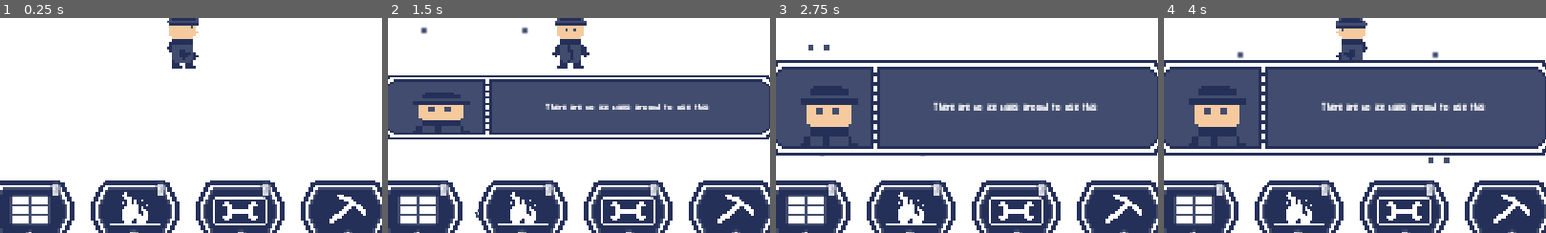
Above: before the commit, frames 1-4 (left to right).
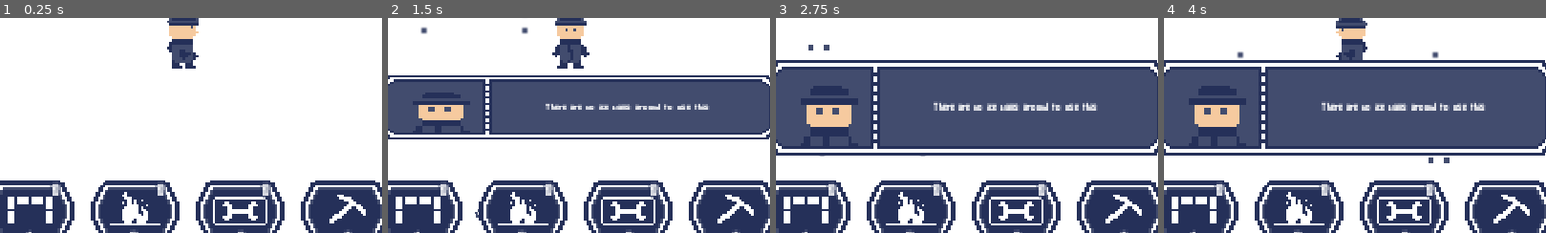
Above: after the commit, the same moments.

Repository: YesTea2/TwoBelow
Game: Godot game, scene res://SceneSwitcher.tscn
Two runs of this game, one before a commit and one after it. Both use one fixed random seed, a clock stepped at 60 frames per second and the inputs below. Before the commit the project has no main scene; this scene is started directly in both runs. Sound files missing from this copy of the repository are replaced by a short silence.
Inputs:
- Up to frame 1 (0.25 s): no input
- Up to frame 2 (1.5 s): hold D (move_right) 0.53-1.28 s; hold E (use) 0.53-1.28 s; tap 4 (use_ice_pick) at 0.8, 1.35 s; hold S (move_down) from 1.28 s (still down)
- Up to frame 3 (2.75 s): tap E (use) at 1.55 s; release S (move_down) at 2.03 s; hold D (move_right) from 2.03 s (still down); hold E (use) from 2.03 s (still down); tap 4 (use_ice_pick) at 2.3 s
- Up to frame 4 (4 s): release D (move_right) at 2.78 s; release E (use) at 2.78 s; hold W (move_up) 2.78-3.53 s; tap 2 (use_fire) at 2.85 s; tap E (use) at 3.05 s; hold A (move_left) from 3.53 s (still down); hold 4 (use_ice_pick) from 3.53 s (still down)
The pictures show only the part of the screen within x 26-76%, y 45-95%; the shares and areas given below are measured in that part.

The runs differ from the first frame. In frame 1, 1.3% of the frame differs, in the area x 2-14%, y 82-97%; in frame 2, 1.3%; in frame 3, 1.3%; in frame 4, 1.3%.

Commit message:
p

Diff:
--- a/Building.gd
+++ b/Building.gd
@@ -11,6 +11,7 @@
 
 export var building_number = 0
 
+# warning-ignore:unused_signal
 signal doorway_entered
 
 # Called when the node enters the scene tree for the first time.
@@ -62,3 +63,14 @@
 	#	$door.set_physics_process(true)
 	#	emit_signal("doorway_entered")
 	#	door.disconnect("body_entered", self, "_on_Door_body_entered")
+
+
+
+func _on_No_Placement_area_entered(area):
+	if area.name.begins_with("P"):
+		GlobalVariables.is_to_close_to_building = true
+
+
+func _on_No_Placement_area_exited(area):
+	if area.name.begins_with("P"):
+		GlobalVariables.is_to_close_to_building = false
--- a/Building.tscn
+++ b/Building.tscn
@@ -6,7 +6,10 @@
 [ext_resource path="res://Doorway.tscn" type="PackedScene" id=4]
 
 [sub_resource type="RectangleShape2D" id=3]
-extents = Vector2( 28, 19 )
+extents = Vector2( 28, 23 )
+
+[sub_resource type="RectangleShape2D" id=4]
+extents = Vector2( 72, 66 )
 
 [node name="Building" type="StaticBody2D"]
 script = ExtResource( 2 )
@@ -18,8 +21,17 @@
 texture = ExtResource( 1 )
 
 [node name="CollisionShape2D" type="CollisionShape2D" parent="."]
-position = Vector2( 0, -3 )
+position = Vector2( 0, -5 )
 shape = SubResource( 3 )
 
 [node name="DoorPos" type="Position2D" parent="."]
 position = Vector2( 0, 16 )
+
+[node name="No_Placement" type="Area2D" parent="."]
+monitorable = false
+
+[node name="CollisionShape2D" type="CollisionShape2D" parent="No_Placement"]
+shape = SubResource( 4 )
+
+[connection signal="area_entered" from="No_Placement" to="." method="_on_No_Placement_area_entered"]
+[connection signal="area_exited" from="No_Placement" to="." method="_on_No_Placement_area_exited"]
--- a/HUD.gd
+++ b/HUD.gd
@@ -67,32 +67,62 @@
 # Called when the node enters the scene tree for the first time.
 func _ready():
 	temprature_text.text = WeatherControl.current_temp
+# warning-ignore:return_value_discarded
 	Signals.connect("ice_pick_not_near_wall", self, "cant_use_pick")
+# warning-ignore:return_value_discarded
 	Signals.connect("build_ice_wall", self, "used_ice_wall")
+# warning-ignore:return_value_discarded
 	Signals.connect("build_fire", self, "used_fire")
+# warning-ignore:return_value_discarded
 	Signals.connect("not_next_to_generator", self, "not_next_to_generator")
+# warning-ignore:return_value_discarded
 	Signals.connect("trying_to_build_indoor", self, "trying_to_build_indoor")
+# warning-ignore:return_value_discarded
 	Signals.connect("not_surrounded_by_ice", self, "not_surrounded_by_ice")
+# warning-ignore:return_value_discarded
 	Signals.connect("no_fire_kit", self, "no_fire_kit")
+# warning-ignore:return_value_discarded
 	Signals.connect("no_ice_wall", self, "no_ice_wall")
+# warning-ignore:return_value_discarded
 	Signals.connect("no_repair_kit", self, "no_repair_kit")
+# warning-ignore:return_value_discarded
 	Signals.connect("close_inventory", self, "_on_close_inventory")
+# warning-ignore:return_value_discarded
 	Signals.connect("on_searched_container", self, "_on_loot_container")
+# warning-ignore:return_value_discarded
 	Signals.connect("doorway_entered", self, "_on_Player_doorway_entered")
+# warning-ignore:return_value_discarded
 	Signals.connect("doorway_exited", self, "_on_Player_doorway_exited")
+# warning-ignore:return_value_discarded
 	Signals.connect("is_opening_inventory", self,  "_on_opening_inventory")
+# warning-ignore:return_value_discarded
 	WeatherControl.connect("clear_of_storm", self, "_on_clear_of_storm")
+# warning-ignore:return_value_discarded
 	WeatherControl.connect("current_temp_below_freezing", self, "_on_current_temp_below_freezing")
+# warning-ignore:return_value_discarded
 	WeatherControl.connect("current_temp_freezing", self, "_on_current_temp_freezing")
+# warning-ignore:return_value_discarded
 	WeatherControl.connect("current_temp_normal", self, "_on_current_temp_normal")
+# warning-ignore:return_value_discarded
 	WeatherControl.connect("raise_temp_fast", self, "_on_raise_temp_fast")
+# warning-ignore:return_value_discarded
 	WeatherControl.connect("lower_temp_fast", self, "_on_lower_temp_fast")
+# warning-ignore:return_value_discarded
 	WeatherControl.connect("lower_temp_slow", self, "_on_lower_temp_slow")
+# warning-ignore:return_value_discarded
 	WeatherControl.connect("raise_temp_slow", self, "_on_raise_temp_slow")
+# warning-ignore:return_value_discarded
 	WeatherControl.connect("warn_of_weather", self, "_on_warn_of_weather")
+# warning-ignore:return_value_discarded
 	Signals.connect("on_next_to_searchable", self, "_on_show_searchable")
+# warning-ignore:return_value_discarded
 	Signals.connect("on_give_item", self, "_on_give_resource")
+# warning-ignore:return_value_discarded
 	Signals.connect("on_closed_container", self, "_on_clear_and_close")
+# warning-ignore:return_value_discarded
+	Signals.connect("to_close_to_building", self, "to_close_to_building")
+# warning-ignore:return_value_discarded
+	Signals.connect("need_to_move", self, "need_to_move")
 
 	_on_update_bottom_amount("fire")
 	_on_update_bottom_amount("wall")
@@ -112,6 +142,7 @@
 	pipe_amount_text.text = "Pipes: " + str(GlobalVariables.current_total_pipe)
 	ice_amount_text.text = "Ice Blocks: " + str(GlobalVariables.current_total_ice)
 
+# warning-ignore:unused_argument
 func _process(delta):
 	WeatherControl.bar_value = clamp(WeatherControl.bar_value, 0, 100)
 	bar.value = WeatherControl.bar_value
@@ -132,7 +163,10 @@
 	if length_of_alert != 99:
 		message_time.wait_time = length_of_alert
 		message_time.start()
-
+func need_to_move():
+	_display_center_message("It would be a waste to build more walls here, I should move farther away", "Player", 2.5)
+func to_close_to_building():
+	_display_center_message("I need to be further away from the building before making walls", "Player", 2.5)
 func cant_use_pick():
 	_display_center_message("There are no ice walls around to use this", "Player", 2.5)
 func used_ice_wall():
@@ -465,14 +499,7 @@
 		crafting_container.show()
 		inventory_container.show()
 	elif is_inventory_open == true:
-		inventory_container.hide()
-		crafting_container.hide()
-		crafting_prompt.hide()
-		is_crafting = false
-		is_trying_to_craft_fire = false
-		is_trying_to_craft_repair = false
-		is_trying_to_craft_wall = false
-		is_inventory_open = false
+		_on_close_inventory()
 
 func _on_Ice_Button_pressed():
 	if is_crafting == false && has_yes_been_pressed == false:
@@ -584,6 +611,7 @@
 	ice_amount_text.text = "Ice Blocks: " + str(GlobalVariables.current_total_ice)
 
 func _on_close_inventory():
+	crafting_promp_time.stop()
 	inventory_container.hide()
 	crafting_container.hide()
 	crafting_prompt.hide()
@@ -592,6 +620,9 @@
 	is_trying_to_craft_repair = false
 	is_trying_to_craft_wall = false
 	is_inventory_open = false
+	is_yes_currently_pressed_for_crafting = false
+	is_timer_running_for_crafting = false
+	has_yes_been_pressed = false
 
 func _on_No_Craft_pressed():
 	if is_timer_running_for_crafting == false:
--- a/Ice_Wall_Front.gd
+++ b/Ice_Wall_Front.gd
@@ -1,14 +1,14 @@
 extends Area2D
 
 
-# Declare member variables here. Examples:
-# var a = 2
-# var b = "text"
 
+var is_player_around = false
 
-# Called when the node enters the scene tree for the first time.
-func _ready():
-	pass
+func _input(event):
+	if event.is_action_pressed("use_ice_pick"):
+		if is_player_around == true:
+			remove()
+		pass
 
 func _setposition():
 	print("setting position")
@@ -21,3 +21,19 @@
 # Called every frame. 'delta' is the elapsed time since the previous frame.
 #func _process(delta):
 #	pass
+
+
+
+
+func _on_Ice_Wall_Front_area_entered(area):
+	if area.name.begins_with("P"):
+		GlobalVariables.is_currently_next_to_icewall = true
+		is_player_around = true
+		GlobalVariables.is_able_to_build_another = false
+
+func _on_Ice_Wall_Front_area_exited(area):
+	if area.name.begins_with("P"):
+		GlobalVariables.is_currently_next_to_icewall = false
+		GlobalVariables.is_able_to_build_another = true
+		is_player_around = false
+	pass # Replace with function body.
--- a/Ice_Wall_Front.tscn
+++ b/Ice_Wall_Front.tscn
@@ -1,32 +1,55 @@
-[gd_scene load_steps=5 format=2]
+[gd_scene load_steps=6 format=2]
 
 [ext_resource path="res://Art/front_ice_wall.png" type="Texture" id=1]
 [ext_resource path="res://Ice_Wall_Front.gd" type="Script" id=2]
 
-[sub_resource type="RectangleShape2D" id=1]
-extents = Vector2( 15, 8 )
+[sub_resource type="RectangleShape2D" id=3]
+extents = Vector2( 3, 14.5 )
+
+[sub_resource type="RectangleShape2D" id=4]
+extents = Vector2( 15, 3 )
 
 [sub_resource type="RectangleShape2D" id=2]
-extents = Vector2( 19.5, 13 )
+extents = Vector2( 21, 18 )
 
 [node name="Ice_Wall_Front" type="Area2D"]
+scale = Vector2( 2, 2 )
 z_index = 2
-monitoring = false
 script = ExtResource( 2 )
 
 [node name="Sprite" type="Sprite" parent="."]
-z_index = 2
+z_index = 3
 texture = ExtResource( 1 )
 
 [node name="StaticBody2D" type="StaticBody2D" parent="."]
 z_index = 2
 
 [node name="wall_collider" type="CollisionShape2D" parent="StaticBody2D"]
-position = Vector2( 0, -1 )
+position = Vector2( -17, 2.5 )
 z_index = 2
-shape = SubResource( 1 )
+shape = SubResource( 3 )
 
-[node name="wall_area" type="CollisionShape2D" parent="."]
-position = Vector2( -0.5, -1 )
+[node name="StaticBody2D2" type="StaticBody2D" parent="."]
+position = Vector2( 34, 0 )
+z_index = 2
+
+[node name="wall_collider" type="CollisionShape2D" parent="StaticBody2D2"]
+position = Vector2( -17, 2.5 )
+z_index = 2
+shape = SubResource( 3 )
+
+[node name="StaticBody2D3" type="StaticBody2D" parent="."]
+position = Vector2( -1, -14 )
+z_index = 2
+
+[node name="wall_collider" type="CollisionShape2D" parent="StaticBody2D3"]
+position = Vector2( 1, 0 )
+z_index = 2
+shape = SubResource( 4 )
+
+[node name="inside_wall" type="CollisionShape2D" parent="."]
 z_index = 2
 shape = SubResource( 2 )
+
+[connection signal="area_entered" from="." to="." method="_on_Ice_Wall_Front_area_entered"]
+[connection signal="area_exited" from="." to="." method="_on_Ice_Wall_Front_area_exited"]
--- a/Main.gd
+++ b/Main.gd
@@ -15,7 +15,7 @@
 onready var start_weather_time : Timer = $Start_Weather_Timer
 onready var player_ref = $Player
 signal level_changed(level_name)
-
+var current_wall
 export (String) var level_name = "level"
 
 onready var hud : CanvasLayer = $HUD
@@ -24,19 +24,34 @@
 func _ready():
 	print(str(GlobalVariables.current_offset) + "dddd")
 	player_var.connect("using_door", self, "_on_Player_using_door")
+# warning-ignore:return_value_discarded
 	global_weather_time.connect("timeout", self, "_on_finished_changing_weather")
+# warning-ignore:return_value_discarded
 	storm_time.connect("timeout", self, "finish_changing_level_three_storm")
+# warning-ignore:return_value_discarded
 	start_weather_time.connect("timeout", self, "finish_starting_weather")
+# warning-ignore:return_value_discarded
 	WeatherControl.connect("raise_temp_fast", self, "_on_change_bar_amount")
+# warning-ignore:return_value_discarded
 	WeatherControl.connect("lower_temp_fast", self, "_on_change_bar_amount")
+# warning-ignore:return_value_discarded
 	WeatherControl.connect("lower_temp_slow", self, "_on_change_bar_amount")
+# warning-ignore:return_value_discarded
 	WeatherControl.connect("raise_temp_slow", self, "_on_change_bar_amount")
+# warning-ignore:return_value_discarded
 	Signals.connect("show_entire_hud", self, "show_the_hud")
+# warning-ignore:return_value_discarded
 	Signals.connect("hide_entire_hud", self, "hide_the_hud")
+# warning-ignore:return_value_discarded
 	Signals.connect("pressing_place_fire", self, "trying_to_build_fire")
+# warning-ignore:return_value_discarded
 	Signals.connect("pressing_place_ice_wall", self, "trying_to_build_ice_wall")
+# warning-ignore:return_value_discarded
 	Signals.connect("pressing_use_repair", self, "trying_to_repair_generator")
+# warning-ignore:return_value_discarded
 	Signals.connect("pressing_use_ice_pick", self, "trying_to_use_ice_pick")
+# warning-ignore:return_value_discarded
+	Signals.connect("next_to_this_wall", self, "next_to_this_wall")
 	WeatherControl.is_changing_system = true
 	if GlobalVariables.has_weather_started == false:
 		GlobalVariables.has_weather_started = true
@@ -62,27 +77,24 @@
 		return
 	pass
 
+func next_to_this_wall(area):
+	current_wall = area
 func trying_to_use_ice_pick():
-	if GlobalVariables.is_player_facing_down == true:
-		GlobalVariables.temp_wall.remove()
-		pass
-	if GlobalVariables.is_player_facing_up == true:
-		GlobalVariables.temp_wall.remove()
-		pass
-	if GlobalVariables.is_player_facing_left == true:
-		GlobalVariables.temp_wall.remove()
-		pass
-	if GlobalVariables.is_player_facing_right == true:
-		GlobalVariables.temp_wall.remove()
-		pass
-	pass
+	current_wall.remove()
+	GlobalVariables.is_currently_next_to_icewall = false
 
 func trying_to_build_ice_wall():
-	if GlobalVariables.current_crafted_wall_amount >= 1 && GlobalVariables.is_inside == false:
+	if GlobalVariables.current_crafted_wall_amount >= 1 && GlobalVariables.is_inside == false && GlobalVariables.is_to_close_to_building == false && GlobalVariables.is_able_to_build_another == true:
 		Signals.emit_signal("build_ice_wall")
 		return
 	if GlobalVariables.is_inside == true:
 		Signals.emit_signal("trying_to_build_indoor")
+		return
+	if GlobalVariables.is_to_close_to_building == true:
+		Signals.emit_signal("to_close_to_building")
+		return
+	if GlobalVariables.is_able_to_build_another == false:
+		Signals.emit_signal("need_to_move")
 		return
 	if GlobalVariables.current_crafted_wall_amount <= 0:
 		Signals.emit_signal("no_ice_wall")
@@ -111,6 +123,7 @@
 	start_weather_time.wait_time = time
 	start_weather_time.start()
 
+# warning-ignore:unused_argument
 func _process(delta):
 
 	if WeatherControl.is_changing_system == false:
--- a/Player.gd
+++ b/Player.gd
@@ -3,7 +3,7 @@
 
 export(Resource) var player_info
 export(Resource) var ice_wall_front
-export(Resource) var ice_wall_side
+
 
 onready var foot_timer : Timer = $Player_Foot_Timer
 onready var foot_sound : AudioStreamPlayer2D = $Foot_Sound
@@ -11,11 +11,13 @@
 onready var right_area : Position2D = $Right_Area
 onready var up_area : Position2D = $Up_Area
 onready var down_area : Position2D = $Down_Area
+onready var spawn_area : Position2D = $Spawn_area
 
 var is_facing_left = false
 var is_facing_right = true
 var is_facing_up = false
 var is_facing_down = false
+
 # Declare member variables here. Examples:
 # var a = 2
 # var b = "text"
@@ -24,7 +26,9 @@
 
 # Called when the node enters the scene tree for the first time.
 func _ready():
+# warning-ignore:return_value_discarded
 	foot_timer.connect("timeout", self, "_on_finish_waiting_for_part")
+# warning-ignore:return_value_discarded
 	Signals.connect("build_ice_wall", self, "build_ice_wall")
 	pass # Replace with function body.
 
@@ -109,6 +113,7 @@
 			handle_player_part(player_info.snow_footstep, player_info.time_foot_indoor, "wood")
 
 
+# warning-ignore:return_value_discarded
 	move_and_slide(direction, Vector2(0,0), false, 4, 0.785, true)
 
 func update_global_look():
@@ -122,48 +127,14 @@
 	#get_parent().add_child(waterbolt)
 func build_ice_wall():
 	print("this is trying to work")
-	if is_facing_down == true:
-		print("down is working")
-		var icewall = ice_wall_front.instance()
-		var posx = down_area.global_position.x
-		var posy = down_area.global_position.y
-		GlobalVariables.temporary_x = posx
-		GlobalVariables.temporary_y = posy
-		get_parent().add_child(icewall)
-		icewall._setposition()
-		return
-
-	if is_facing_up == true:
-		print("up is working")
-		var icewall = ice_wall_front.instance()
-		var posx = up_area.global_position.x
-		var posy = up_area.global_position.y
-		GlobalVariables.temporary_x = posx
-		GlobalVariables.temporary_y = posy
-		get_parent().add_child(icewall)
-		icewall._setposition()
-		return
-
-	if is_facing_left == true:
-		print("left is working")
-		var icewall = ice_wall_side.instance()
-		var posx = left_area.global_position.x
-		var posy = left_area.global_position.y
-		GlobalVariables.temporary_x = posx
-		GlobalVariables.temporary_y = posy
-		get_parent().add_child(icewall)
-		icewall._setposition()
-		return
-	if is_facing_right == true:
-		print("right is working")
-		var icewall = ice_wall_side.instance()
-		var posx = right_area.global_position.x
-		var posy = right_area.global_position.y
-		GlobalVariables.temporary_x = posx
-		GlobalVariables.temporary_y = posy
-		get_parent().add_child(icewall)
-		icewall._setposition()
-		return
+	var icewall = ice_wall_front.instance()
+	var posx = spawn_area.global_position.x
+	var posy = spawn_area.global_position.y
+	GlobalVariables.temporary_x = posx
+	GlobalVariables.temporary_y = posy
+	get_parent().add_child(icewall)
+	icewall._setposition()
+	return
 
 
 func handle_player_part(part, time_for, type_of_ground):
@@ -187,6 +158,7 @@
 func _on_Area2D_area_entered(area):
 
 	if area.name == "Doorway" && GlobalVariables.finished_displaying_door_message == false:
+# warning-ignore:standalone_expression
 		GlobalVariables.finished_displaying_door_message == true
 		GlobalVariables.is_at_door = true
 		Signals.emit_signal("doorway_entered")
@@ -197,18 +169,13 @@
 		Signals.emit_signal("close_inventory")
 		return
 
-	if area.name.begins_with("Ice") || area.name.begins_with("wall"):
-		print ("currently at a wall")
-		GlobalVariables.is_currently_next_to_icewall = true
-		GlobalVariables.temp_wall = area
-
 	if area.name.begins_with("Search") && GlobalVariables.is_at_door == false:
 		var search_var = area.search_var
 		search_var.prepar()
 		print("colliding")
 		Signals.emit_signal("close_inventory")
 		Signals.emit_signal("on_next_to_searchable", search_var)
-
+		return
 
 
 
@@ -227,11 +194,8 @@
 			search_var.has_been_searched = true
 		GlobalVariables.is_giving_item = false
 		GlobalVariables.is_searching_drawer = false
-	if area.name.begins_with("Ice") || area.name.begins_with("wall"):
-		GlobalVariables.is_currently_next_to_icewall = false
-		GlobalVariables.temp_wall = null
-
-	Signals.emit_signal("on_closed_container")
+		Signals.emit_signal("on_closed_container")
+		return
 	return
 
 func _input(event):
@@ -260,9 +224,6 @@
 		Signals.emit_signal("pressing_place_ice_wall")
 		pass
 	elif event.is_action_pressed("use_ice_pick"):
-		if GlobalVariables.is_currently_next_to_icewall == true:
-			Signals.emit_signal("pressing_use_ice_pick")
-			return
-		elif GlobalVariables.is_currently_next_to_icewall == false:
+		if GlobalVariables.is_currently_next_to_icewall == false:
 			Signals.emit_signal("ice_pick_not_near_wall")
 			return
--- a/Player.tscn
+++ b/Player.tscn
@@ -16,7 +16,6 @@
 [ext_resource path="res://player_var.tres" type="Resource" id=14]
 [ext_resource path="res://Player_Foot_Timer.tscn" type="PackedScene" id=15]
 [ext_resource path="res://Sounds/Break_Wood_01.wav" type="AudioStream" id=16]
-[ext_resource path="res://Ice_Wall_Side.tscn" type="PackedScene" id=17]
 [ext_resource path="res://Ice_Wall_Front.tscn" type="PackedScene" id=18]
 
 [sub_resource type="SpriteFrames" id=1]
@@ -50,7 +49,6 @@
 script = ExtResource( 13 )
 player_info = ExtResource( 14 )
 ice_wall_front = ExtResource( 18 )
-ice_wall_side = ExtResource( 17 )
 
 [node name="AnimatedSprite" type="AnimatedSprite" parent="."]
 frames = SubResource( 1 )
@@ -63,10 +61,10 @@
 
 [node name="RemoteTransform2D" type="RemoteTransform2D" parent="."]
 
-[node name="Area2D" type="Area2D" parent="."]
+[node name="P" type="Area2D" parent="."]
 z_index = 1
 
-[node name="CollisionShape2D" type="CollisionShape2D" parent="Area2D"]
+[node name="CollisionShape2D" type="CollisionShape2D" parent="P"]
 position = Vector2( -1, 0 )
 shape = SubResource( 3 )
 
@@ -90,5 +88,7 @@
 [node name="Down_Area" type="Position2D" parent="."]
 position = Vector2( 0, 17 )
 
-[connection signal="area_entered" from="Area2D" to="." method="_on_Area2D_area_entered"]
-[connection signal="area_exited" from="Area2D" to="." method="_on_Area2D_area_exited"]
+[node name="Spawn_area" type="Position2D" parent="."]
+
+[connection signal="area_entered" from="P" to="." method="_on_Area2D_area_entered"]
+[connection signal="area_exited" from="P" to="." method="_on_Area2D_area_exited"]
--- a/Signals.gd
+++ b/Signals.gd
@@ -1,26 +1,56 @@
 extends Node
 
+# warning-ignore:unused_signal
 signal on_searched_container
+# warning-ignore:unused_signal
 signal on_next_to_searchable(search_var)
+# warning-ignore:unused_signal
 signal on_give_item(type,amount)
+# warning-ignore:unused_signal
+signal next_to_this_wall(area)
+# warning-ignore:unused_signal
 signal on_closed_container
+# warning-ignore:unused_signal
 signal doorway_entered
+# warning-ignore:unused_signal
 signal doorway_exited
+# warning-ignore:unused_signal
 signal is_opening_inventory
+# warning-ignore:unused_signal
 signal close_inventory
+# warning-ignore:unused_signal
 signal hide_entire_hud
+# warning-ignore:unused_signal
 signal show_entire_hud
+# warning-ignore:unused_signal
 signal pressing_place_fire
+# warning-ignore:unused_signal
 signal pressing_use_repair
+# warning-ignore:unused_signal
 signal pressing_place_ice_wall
+# warning-ignore:unused_signal
 signal build_fire
+# warning-ignore:unused_signal
 signal build_ice_wall
+# warning-ignore:unused_signal
 signal use_repair_kit
+# warning-ignore:unused_signal
 signal no_fire_kit
+# warning-ignore:unused_signal
 signal no_ice_wall
+# warning-ignore:unused_signal
 signal no_repair_kit
+# warning-ignore:unused_signal
 signal not_surrounded_by_ice
+# warning-ignore:unused_signal
 signal trying_to_build_indoor
+# warning-ignore:unused_signal
 signal not_next_to_generator
+# warning-ignore:unused_signal
 signal pressing_use_ice_pick
+# warning-ignore:unused_signal
 signal ice_pick_not_near_wall
+# warning-ignore:unused_signal
+signal to_close_to_building
+# warning-ignore:unused_signal
+signal need_to_move
--- a/global_variables.gd
+++ b/global_variables.gd
@@ -36,17 +36,17 @@
 var current_crafted_wall_amount = 0
 var current_crafted_fire_amount = 0
 var current_crafted_repair_amount = 0
-var temp_wall = null
+var temp_wall = Area2D
 var current_total_logs = 10
 var current_total_wire = 10
 var current_total_ice = 40
 var current_total_pipe = 10
-
+var is_player_around = false
 var temporary_x = 0.0
 var temporary_y = 0.0
-
+var is_to_close_to_building = false
 var is_currently_next_to_icewall = false
-
+var is_able_to_build_another = true
 var is_player_facing_left
 var is_player_facing_right
 var is_player_facing_down
--- a/player_info.gd
+++ b/player_info.gd
@@ -1,12 +1,19 @@
 extends Resource
 class_name player_variables
 
+# warning-ignore:unused_signal
 signal doorway_entered
+# warning-ignore:unused_signal
 signal doorway_exited
+# warning-ignore:unused_signal
 signal using_door
+# warning-ignore:unused_signal
 signal pressing_use_wall
+# warning-ignore:unused_signal
 signal pressing_use_fire
+# warning-ignore:unused_signal
 signal pressing_use_repair
+# warning-ignore:unused_signal
 signal is_opening_inventory
 
 
--- a/project.godot
+++ b/project.godot
@@ -39,6 +39,7 @@
 [application]
 
 config/name="TwoBelow"
+run/main_scene="res://SceneSwitcher.tscn"
 config/icon="res://icon.png"
 
 [autoload]
@@ -62,6 +63,58 @@
 
 [input]
 
+ui_accept={
+"deadzone": 0.5,
+"events": [  ]
+}
+ui_select={
+"deadzone": 0.5,
+"events": [  ]
+}
+ui_cancel={
+"deadzone": 0.5,
+"events": [  ]
+}
+ui_focus_next={
+"deadzone": 0.5,
+"events": [  ]
+}
+ui_focus_prev={
+"deadzone": 0.5,
+"events": [  ]
+}
+ui_left={
+"deadzone": 0.5,
+"events": [  ]
+}
+ui_right={
+"deadzone": 0.5,
+"events": [  ]
+}
+ui_up={
+"deadzone": 0.5,
+"events": [  ]
+}
+ui_down={
+"deadzone": 0.5,
+"events": [  ]
+}
+ui_page_up={
+"deadzone": 0.5,
+"events": [  ]
+}
+ui_page_down={
+"deadzone": 0.5,
+"events": [  ]
+}
+ui_home={
+"deadzone": 0.5,
+"events": [  ]
+}
+ui_end={
+"deadzone": 0.5,
+"events": [  ]
+}
 move_up={
 "deadzone": 0.5,
 "events": [ Object(InputEventKey,"resource_local_to_scene":false,"resource_name":"","device":0,"alt":false,"shift":false,"control":false,"meta":false,"command":false,"pressed":false,"scancode":87,"physical_scancode":0,"unicode":0,"echo":false,"script":null)
--- a/weather_control.gd
+++ b/weather_control.gd
@@ -26,14 +26,23 @@
 
 var bar_value = 100.0
 
+# warning-ignore:unused_signal
 signal lower_temp_slow
+# warning-ignore:unused_signal
 signal lower_temp_fast
+# warning-ignore:unused_signal
 signal raise_temp_slow
+# warning-ignore:unused_signal
 signal raise_temp_fast
+# warning-ignore:unused_signal
 signal warn_of_weather
+# warning-ignore:unused_signal
 signal clear_of_storm
+# warning-ignore:unused_signal
 signal current_temp_normal
+# warning-ignore:unused_signal
 signal current_temp_freezing
+# warning-ignore:unused_signal
 signal current_temp_below_freezing
 
 var can_load_again = true
--- a/weather_info.gd
+++ b/weather_info.gd
@@ -28,14 +28,23 @@
 
 export var bar_value = 0
 
+# warning-ignore:unused_signal
 signal lower_temp_slow
+# warning-ignore:unused_signal
 signal lower_temp_fast
+# warning-ignore:unused_signal
 signal raise_temp_slow
+# warning-ignore:unused_signal
 signal raise_temp_fast
+# warning-ignore:unused_signal
 signal warn_of_weather
+# warning-ignore:unused_signal
 signal clear_of_storm
+# warning-ignore:unused_signal
 signal current_temp_normal
+# warning-ignore:unused_signal
 signal current_temp_freezing
+# warning-ignore:unused_signal
 signal current_temp_below_freezing
 
 var can_load_again = true
Binary file changed: Art/Bottom_Panel_two.png
Binary file changed: Art/front_ice_wall.png
Binary file added: Art/ice_wall_up.png
Not shown, added: Art/ice_wall_up.png.import
Not shown: 1 places in Building.tscn that only renumber resources
Not shown: 1 places in Player.tscn that only renumber resources
